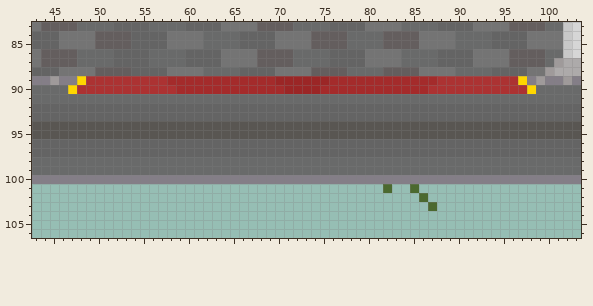
Edited in one commit: pixel-art file (wcale-nie-noita/test2.aseprite). Above is the file before it was changed.
400x200 pixels, 1 frame. Colours within 5 levels of each other are drawn and written as one. Shown: x 43..103, y 83..106.
And afterwards:
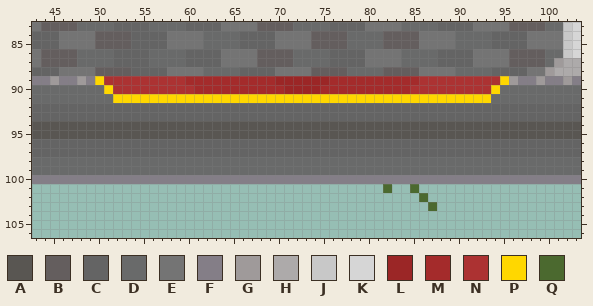
Palette (. is transparent): A #595652  B #645e5e  C #646464  D #696a6a  E #747474  F #847e87  G #9f9a9a  H #adaaaa  J #c8c8c8  K #d6d6d6  L #9b2626  M #a42b2b  N #ac3232  P #ffd700  Q #4b692f
Diff:
y 89: x 48..50 PNN -> GFP; x 58..59 MM -> NN; x 86..87 MM -> NN; x 95..97 NNP -> PGF
y 90: x 47..51 PNNNN -> DDDDP; x 59..60 MM -> NN; x 85..86 MM -> NN; x 94..98 NNNNP -> PDDDD
y 91: x 52..93 DDDDDDDDDDDDDDDDDDDDDDDDDDDDDDDDDDDDDDDDDD -> PPPPPPPPPPPPPPPPPPPPPPPPPPPPPPPPPPPPPPPPPP
